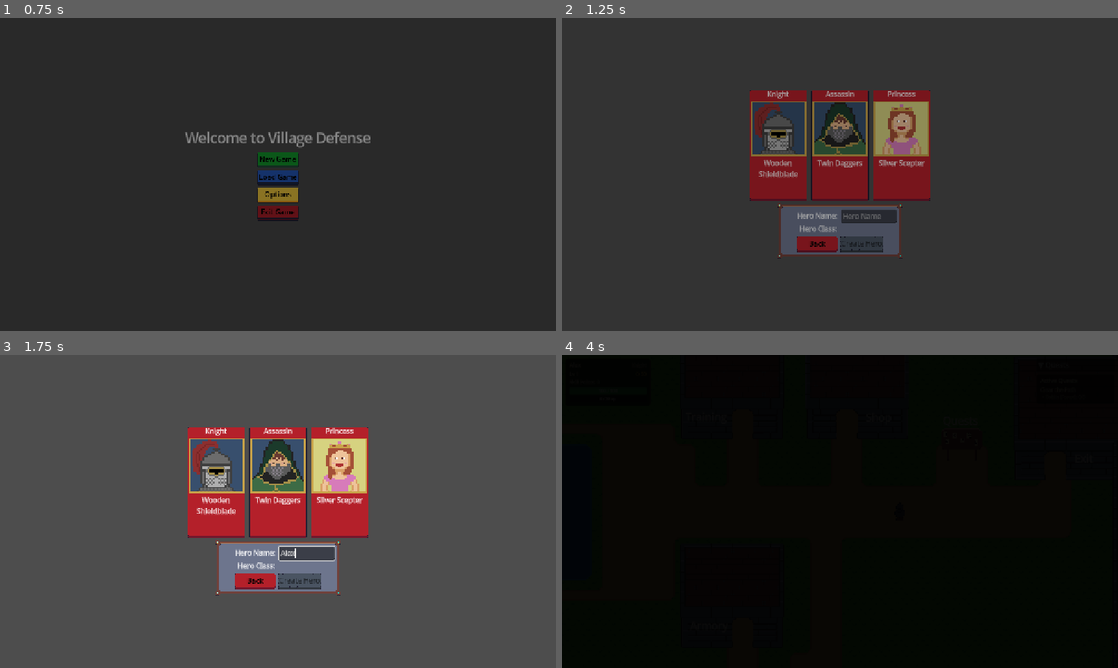
Above: before the commit, frames 1-4 (two rows, left to right).
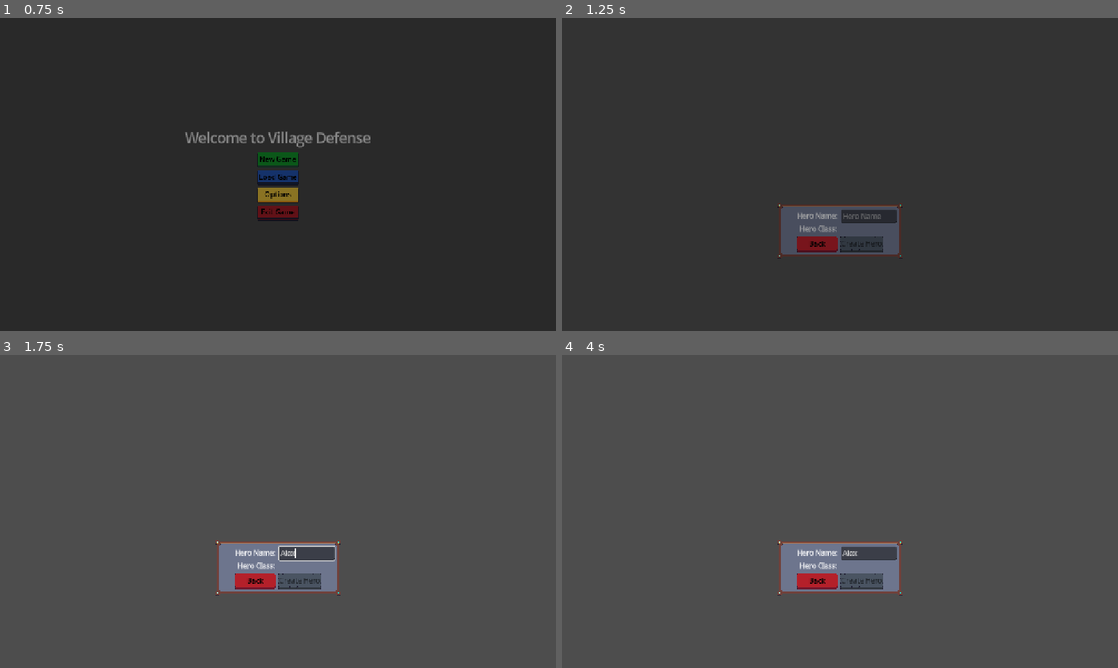
Above: after the commit, the same moments.

Repository: navtges3/PixelValley
Game: Godot game, scene res://scenes/ui/screens/main_menu_screen.tscn
The game is run twice, just before and just after one commit, with the same random seed, the same clock (stepped at 60 frames per second) and the same inputs. Sound files missing from this copy of the repository are replaced by a short silence.
Inputs (mouse positions are in pixels of both pictures, inside the frame that each line leads up to):
- Up to frame 1 (0.75 s): click "New Game" at 0.5 s
- Up to frame 2 (1.25 s): no input
- Up to frame 3 (1.75 s): click (305, 552) at 1.27 s; type "Alex" at 1.35 s
- Up to frame 4 (4 s): click (778, 483) at 2.02 s; click (862, 580) at 2.75 s, where only the run before the commit has a clickable "Create Hero"; click (840, 423) at 3.5 s, where only the run before the commit has a clickable "Empty Slot"

Frame 1 is identical in both runs. In frame 2, 8.9% of the frame differs, in the area x 33-67%, y 23-59%; in frame 3, 11%; in frame 4, 100%, in the area x 0-100%, y 0-100%.
Error after the commit: Parse Error: Could not resolve class "Combatant". (res://scripts/characters/hero.gd:1)

Commit message:
Refactor battle configuration: replace BattleConfig class with dictionary for battle setup, update related scripts for consistency

Diff:
--- a/scripts/config/battle_config.gd
+++ /dev/null
@@ -1,18 +0,0 @@
-class_name BattleConfig
-extends Resource
-
-var hero: Hero
-var monster_id: MonsterLoader.MonsterID
-var monster_override: Monster = null
-var enemy_ref: WeakRef = null
-var spawn_point_id: String = ""
-var location_id: String = ""
-
-static func create(p_hero: Hero, p_enemy: Enemy, p_location_id: String = "", p_monster: Monster = null) -> BattleConfig:
-	var cfg := BattleConfig.new()
-	cfg.hero = p_hero
-	cfg.monster_id = p_enemy.monster_id
-	cfg.spawn_point_id = p_enemy.spawn_point_id
-	cfg.location_id = p_location_id
-	cfg.monster_override = p_monster
-	return cfg
--- a/scripts/data/active_effect.gd
+++ b/scripts/data/active_effect.gd
@@ -1,10 +1,10 @@
-extends Resource
+extends RefCounted
 class_name ActiveEffect
 
 var effect: Effect
 var remaining_turns: int
-var source: Combatant
-var target: Combatant
+var source
+var target
 
 func _init(_effect: Effect, _target, _source = null):
 	effect = _effect
--- a/scripts/systems/battle_manager.gd
+++ b/scripts/systems/battle_manager.gd
@@ -26,21 +26,15 @@
 signal monster_attacking()
 signal monster_hurt()
 
-func setup_battle(config: BattleConfig) -> void:
-	hero = config.hero
-	spawn_point_id = config.spawn_point_id
-	location_id = config.location_id
-
-	var m: Monster = config.monster_override if config.monster_override \
-		else MonsterLoader.new_monster(config.monster_id)
-	if m == null:
-		push_error("BattleManager: could not load monster for monster_id '%s'" % config.monster_id)
-		return
-
-	monster = m
+func setup_battle(config: Dictionary) -> void:
+	hero = config.get("hero")
+	spawn_point_id = config.get("spawn_point_id", "")
+	location_id = config.get("location_id", "")
+	var monster_id: MonsterLoader.MonsterID = config.get("monster_id", MonsterLoader.MonsterID.GOBLIN)
+	monster = MonsterLoader.new_monster(monster_id)
 	hero_updated.emit(hero)
 	new_monster.emit(monster)
-	battle_log_updated.emit("A wild %s appears!\n" % monster.get_colored_name())
+	battle_log_updated.emit("A %s aproaches!\n" % monster.get_colored_name())
 	monster_updated.emit(monster)
 	start_player_turn()
 
--- a/scripts/test/battle_tester.gd
+++ b/scripts/test/battle_tester.gd
@@ -33,12 +33,13 @@
 		monster_dropdown.add_item(MonsterLoader.get_monster_name(i))
 
 func _on_start_battle_pressed() -> void:
-	var config := BattleConfig.new()
-	config.monster_id = monster_resources[monster_dropdown.get_selected_id()]
-	config.hero = hero_resources[hero_dropdown.get_selected_id()].duplicate()
-	GameState.hero = config.hero
-	print("Hero selected: ", GameState.hero.name)
-	ScreenManager.go_to_screen(ScreenManager.ScreenName.BATTLE, "", config)
+	GameState.hero = hero_resources[hero_dropdown.get_selected_id()].duplicate()
+	ScreenManager.go_to_screen(ScreenManager.ScreenName.BATTLE, "", {
+		"hero": GameState.hero,
+		"monster_id": monster_resources[monster_dropdown.get_selected_id()],
+		"spawn_point_id": "",
+		"location_id": ""
+	})
 
 func _on_back_button_pressed() -> void:
 	get_tree().quit()
--- a/scripts/ui/screens/battle_screen.gd
+++ b/scripts/ui/screens/battle_screen.gd
@@ -21,15 +21,13 @@
 @onready var flee_button: Button = $MarginContainer/ActionPanel/ActionArea/LeftPanel/FleeButton
 @onready var option_list: VBoxContainer = $MarginContainer/ActionPanel/ActionArea/MiddlePanel/OptionList
 
-var battle_config: BattleConfig
 var hero_visual: BattleCharacter
 var monster_visual: BattleCharacter
 
 func _ready() -> void:
 	_empty_option_list()
 
-func setup(config: BattleConfig) -> void:
-	battle_config = config
+func setup(config: Dictionary) -> void:
 	_spawn_hero()
 	battle_manager.setup_battle(battle_config)
 
--- a/scripts/world/locations/base_combat_location.gd
+++ b/scripts/world/locations/base_combat_location.gd
@@ -25,6 +25,9 @@
 func _on_combat_initiated(enemy: Enemy) -> void:
 	enemy.set_physics_process(false)
 	GameState.pre_combat_position = player.global_position
-	print("Starting combat with spawn id: %s" % enemy.spawn_point_id)
-	var config := BattleConfig.create(GameState.hero, enemy, _get_location_id())
-	ScreenManager.go_to_screen(ScreenManager.ScreenName.BATTLE, "", config)
+	ScreenManager.go_to_screen(ScreenManager.ScreenName.BATTLE, "", {
+		"hero": GameState.hero,
+		"monster_id": enemy.monster_id,
+		"spawn_point_id": enemy.spawn_point_id,
+		"location_id": _get_location_id()
+	})
Not shown, removed: scripts/config/battle_config.gd.uid
